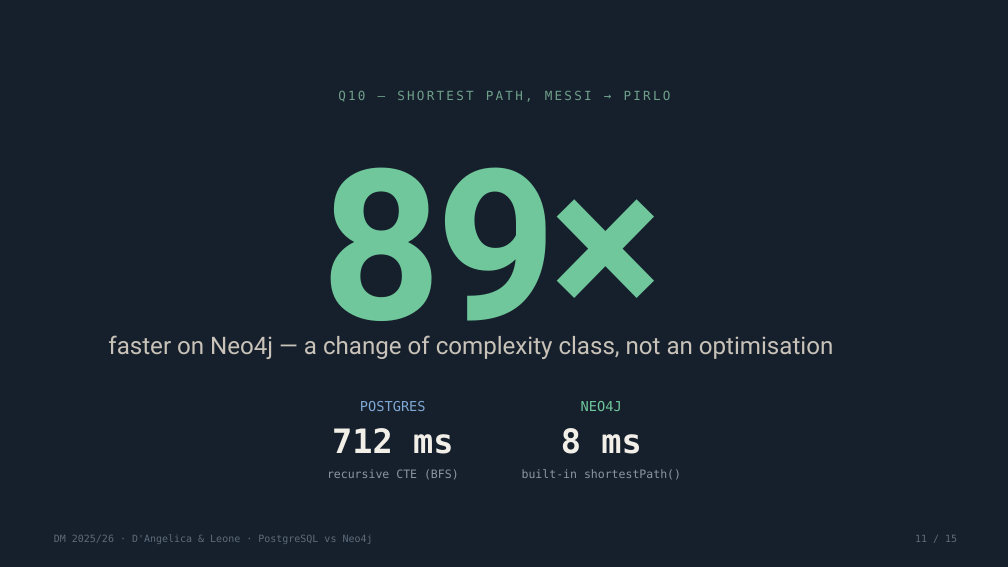
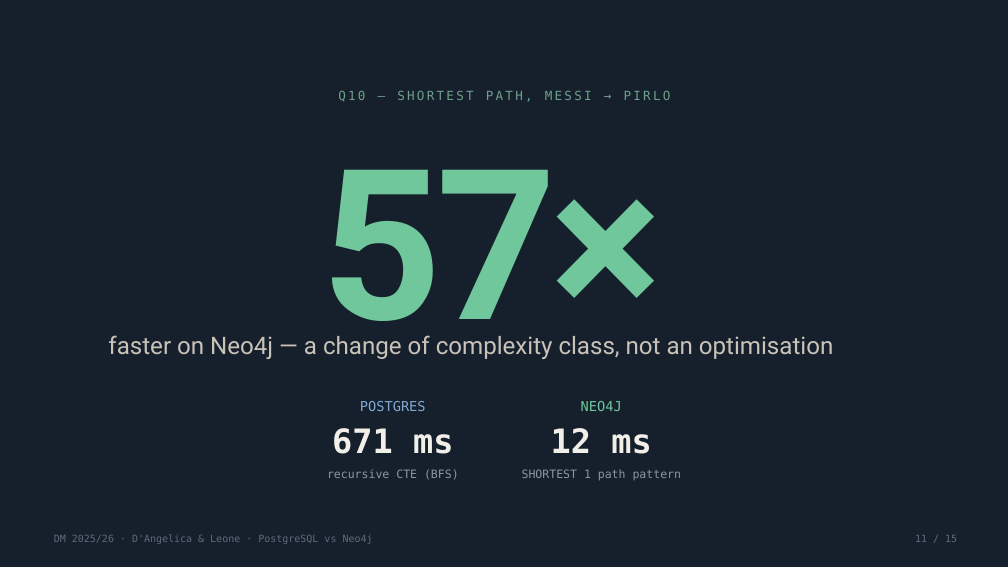
Before and after one commit to g1up3/DM-Project-2026, a slide deck: slide 11 of PostgreSQL_vs_Neo4j_DAngelica_Leone.pptx. Drawn at 1008x567 pixels with LibreOffice and Linux fonts; fonts in the diff are those of the drawing. Boxes give left, top, right and bottom in pixels: in the first picture for what was removed or moved away, otherwise in the second. Text is boxed around its words. In the diff, an @@ line names an element or a change of style, - is before the commit and + after.

```diff
--- a/PostgreSQL_vs_Neo4j_DAngelica_Leone.pptx
+++ b/PostgreSQL_vs_Neo4j_DAngelica_Leone.pptx
@@ text at <box>322,169,662,359</box>: text changed @@
-89×
+57×
@@ text at <box>332,428,453,454</box>: text changed @@
-712 ms
+671 ms
@@ text at <box>551,428,651,454</box>: text changed @@
-8 ms
+12 ms
@@ text at <box>522,469,682,480</box>: text changed @@
-built-in shortestPath()
+SHORTEST 1 path pattern
```
Also in this commit, not shown: 8 other slides changed.
